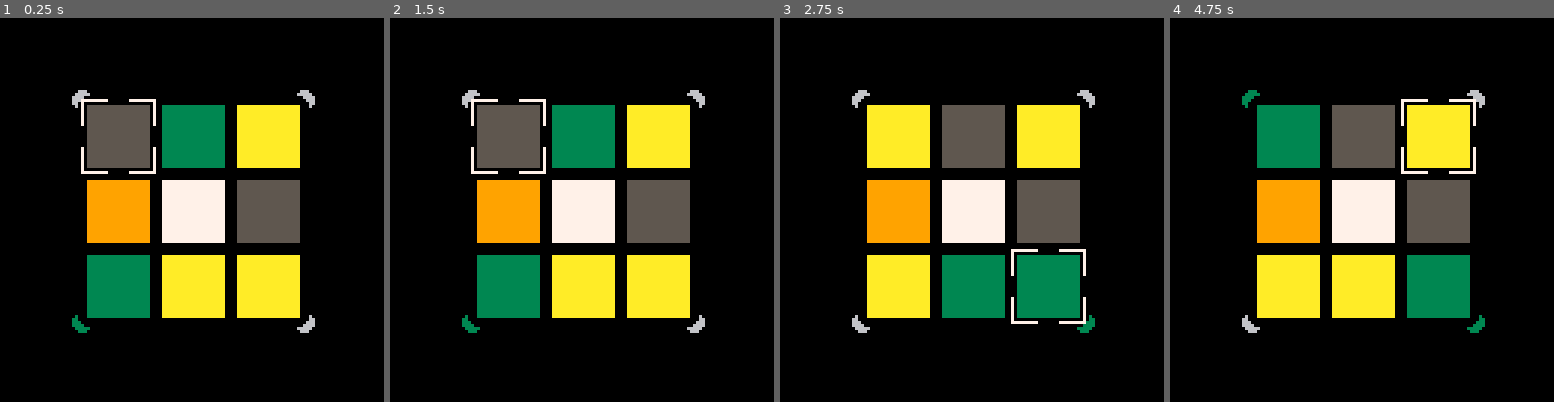
Above: before the commit, frames 1-4 (left to right).
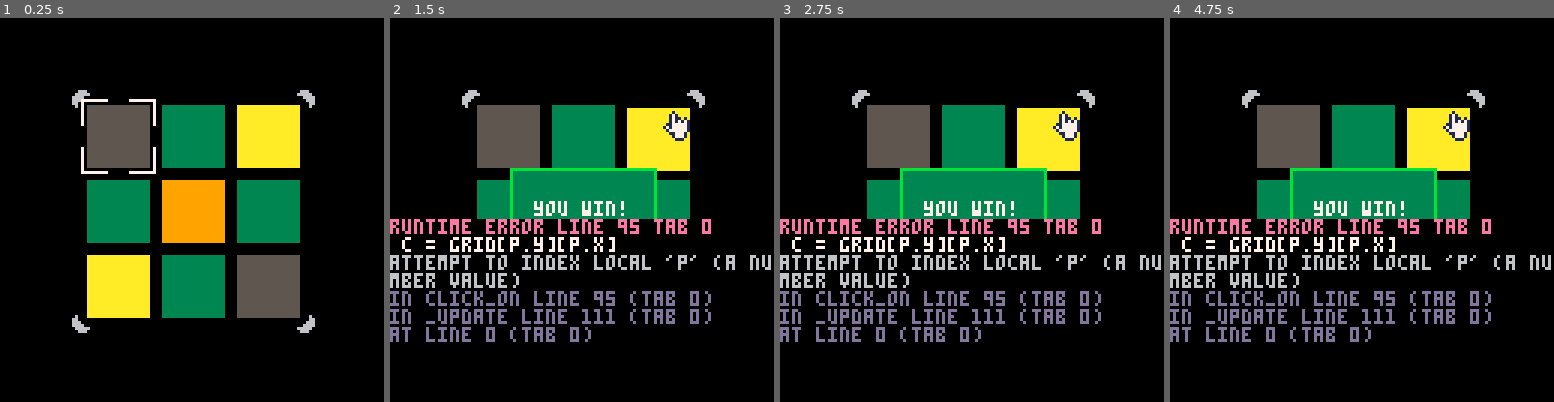
Above: after the commit, the same moments.

Repository: guyguy2001/pico8-games
Game: PICO-8 cartridge games/prince.p8
Two runs of this game, one before a commit and one after it. Both use one fixed random seed, a clock stepped at 60 frames per second and the inputs below.
Inputs (mouse positions are in pixels of both pictures, inside the frame that each line leads up to):
- Up to frame 1 (0.25 s): no input
- Up to frame 2 (1.5 s): tap X (X key) at 0.33, 1.07 s; click (670, 121) at 0.67 s; tap O (Z key) at 0.7 s; click (436, 267) at 1.22 s
- Up to frame 3 (2.75 s): hold Right 1.6-2.1 s; tap O (Z key) at 1.7, 2.1, 2.5 s; click (887, 114) at 1.77 s; tap X (X key) at 1.85 s; hold Up 2.15-2.42 s; click (952, 259) at 2.32 s; hold Right from 2.47 s (still down)
- Up to frame 4 (4.75 s): click (1404, 106) at 2.87 s; tap O (Z key) every 0.4 s from 2.9 to 4.5 s; tap X (X key) at 2.97, 4.08 s; release Right at 3.03 s; hold Left 3.08-3.58 s; click (1465, 256) at 3.42 s; hold Down 3.63-3.97 s; click (1231, 102) at 3.97 s; hold Right 4.02-4.68 s; click (1292, 248) at 4.52 s; hold Up from 4.73 s (still down)

The runs differ from the first frame. In frame 1, 16% of the frame differs, in the area x 18-79%, y 42-83%; in frame 2, 23%; in frame 3, 28%; in frame 4, 28%, in the area x 0-100%, y 18-85%.
Error after the commit: runtime error line 95 tab 0; c = grid[p.y][p.x]; attempt to index local 'p' (a number value)

Commit message:
Animation

Diff:
--- a/games/prince.p8
+++ b/games/prince.p8
@@ -27,6 +27,8 @@
 }
 
 selected = {x=1, y=1}
+input_method = "keyboard"
+mouse_down_square = nil
 
 log_buff = {}
 function log(x, c)
@@ -44,7 +46,62 @@
 	return {x1=x1, y1=y1, x2=x2, y2=y2}
 end
 
+function load_level()
+	local p = get_puzzle(level)
+	grid = p.grid
+	goal = p.goal
+end
+
+function _init()
+	poke(0x5f2d, 1)
+	level = 0
+	load_level()
+end
+
+function is_done()
+	return (grid[1][1] == goal and
+		grid[1][3] == goal and
+		grid[3][1] == goal and
+		grid[3][3] == goal)
+end
+
+function on_win()
+	sfx(0)
+	win = true
+	win_start_time = time()
+end
+
+function square_in_pos(x, y)
+	local found_x = nil
+	local found_y = nil
+	for i=1,3 do
+		s=square_pos(i, 1)
+		if x >= s.x1 and x <= s.x2 then
+			found_x = i
+			break
+		end
+	end
+	for i=1,3 do
+		s=square_pos(1, i)
+		if y >= s.y1 and y <= s.y2 then
+			found_y = i
+			break
+		end
+	end
+	if found_x and found_y then
+		return {x=found_x, y=found_y}
+	end
+	return nil
+end
+
+function click_on(p)
+	c = grid[p.y][p.x]
+	color_actions[c](p)
+end
+
 function _update()
+	m = {x=stat(32), y=stat(33),
+						lrb=stat(34) & 1 == 1}
 	if (btnp(⬅️)) then selected.x -= 1 end
 	if (btnp(➡️)) then selected.x += 1 end
 	if (btnp(⬆️)) then selected.y -= 1 end
@@ -52,15 +109,41 @@
 	selected.x = (selected.x - 1) % 3 + 1
 	selected.y = (selected.y - 1) % 3 + 1
 
+	if (btnp(❎)) then on_win() end
 	if (btnp(🅾️)) then
-		c = grid[selected.y][selected.x]
-		print(c)
-		print(all(color_actions))
-		for k,v in all(color_actions) do
-			print(1)
-		end
-		color_actions[c](selected)
-	end
+		click_on(selected.x, selected.y)
+	end
+	if m.lrb then
+		local under_mouse = square_in_pos(m.x, m.y)
+		if under_mouse then
+			mouse_down_square = under_mouse
+		end
+	end
+	if prev_mouse and mouse_down_square
+	 and prev_mouse.lrb and not m.lrb then
+		click_on(mouse_down_square)
+		mouse_down_square = nil
+	end
+	if win and time() - win_start_time > 2 then
+		win = false
+		level += 1
+		load_level()
+	end
+
+--	local under_mouse = square_in_pos(m.x, m.y)
+--	if under_mouse then
+--		selected = under_mouse
+--	end
+
+	if btnp(⬇️) then
+		input_method = "keyboard"
+	elseif prev_mouse != nil and
+		 (m.x != prev_mouse.x or
+		 	m.y != prev_mouse.y) then
+		input_method = "mouse"
+	end
+
+	prev_mouse = m
 end
 
 function square_pos(x, y)
@@ -99,23 +182,23 @@
 		x2=s2.x2,
 		y2=s2.y2,
 	}
-	if grid[3][3] == green then
-		pal(6, green)
+	if grid[3][3] == goal then
+		pal(6, goal)
 	end
 	spr(1, s.x2 - 1, s.y2 - 1)
 	pal()
-	if grid[1][1] == green then
-		pal(6, green)
+	if grid[1][1] == goal then
+		pal(6, goal)
 	end
 	spr(2, s.x1-7 + 1, s.y1-7 + 1)
 	pal()
-		if grid[1][3] == green then
-		pal(6, green)
+		if grid[1][3] == goal then
+		pal(6, goal)
 	end
 	spr(2, s.x2 -1, s.y1-7 + 1, 1, 1, true)
 	pal()
-		if grid[3][1] == green then
-		pal(6, green)
+		if grid[3][1] == goal then
+		pal(6, goal)
 	end
 	spr(1, s.x1-7 + 1, s.y2 - 1, 1, 1, true)
 	pal()
@@ -125,6 +208,12 @@
 	for l in all(log_buff) do
 		print(l.x, l.c)
 	end
+end
+
+function draw_win_modal()
+	rect(40, 50, 88, 78, 11)
+	rectfill(41, 51, 87, 77, 3)
+	print("you win!", 48, 61, 7)
 end
 
 function _draw()
@@ -133,12 +222,31 @@
 		for x=1,3 do
 			c = grid[y][x]
 			r = square_pos(x, y)
-			rectfill(r.x1, r.y1, r.x2, r.y2, c)
-		end
-	end
-	draw_cursor()
+			if mouse_down_square and
+				mouse_down_square.x == x and
+				mouse_down_square.y == y then
+ 			rectfill(r.x1, r.y1+1, r.x2, r.y2+1, c)
+			else
+				rectfill(r.x1, r.y1, r.x2, r.y2, c)
+			end
+		end
+	end
+	if input_method == "keyboard" then
+ 	draw_cursor()
+	end
 	draw_targets()
 	draw_log()
+	if win then
+		draw_win_modal()
+	end
+
+	if input_method == "mouse" then
+		if square_in_pos(m.x, m.y) then
+			spr(33, m.x-10, m.y-9, 2, 2)
+		else
+			spr(48, m.x-1, m.y-1)
+		end
+	end
 end
 
 -->8
@@ -177,11 +285,57 @@
 	[orange]=go_up,
 	[empty]=noop,
 }
-…(8 lines of a section not shown)…
+-->8
+-- sprite loading
+function _level_sprite(i)
+	local first_sprite = {x=0, y=8}
+	return {x=first_sprite.x + 8*i, y=8}
+end
+
+function get_puzzle(i)
+	local s = _level_sprite(i)
+	local grid = {}
+	for y=s.y,s.y+2 do
+		grid[#grid+1] = {
+			sget(s.x, y), sget(s.x+1,y),
+			sget(s.x+2,y)
+		}
+	end
+	local goal = sget(s.x + 4, s.y)
+	return {grid=grid, goal=goal}
+end
+…(35 lines of a section not shown)…
Not shown, changed: 27 lines of the sprite sheet (__gfx__) section of games/prince.p8
Not shown, changed: the sound effects (__sfx__) section of games/prince.p8
